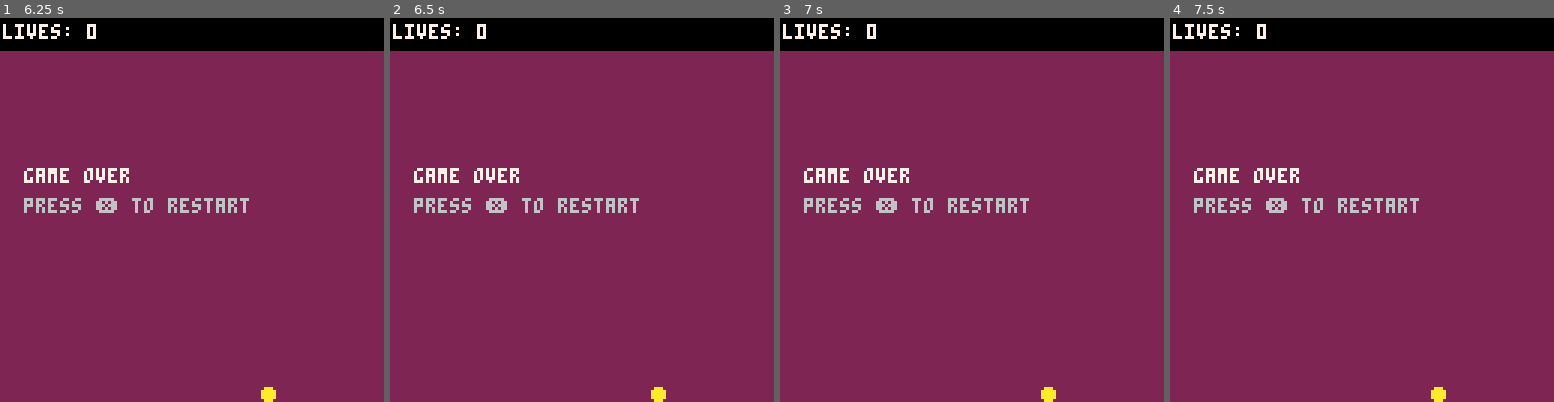
Above: before the commit, frames 1-4 (left to right).
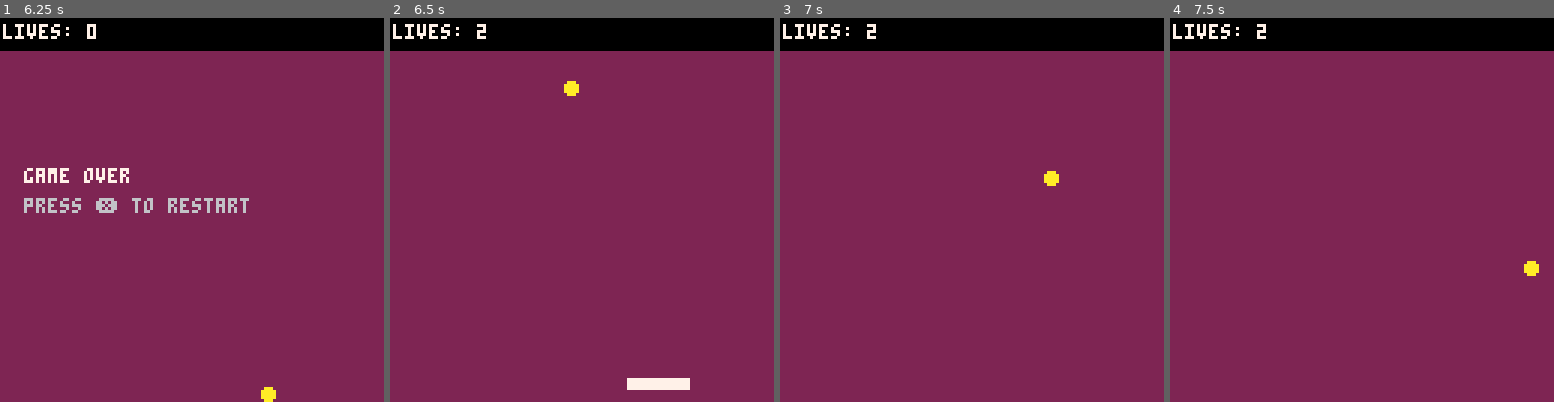
Above: after the commit, the same moments.

Repository: pencilcasestudios/picochet
Game: PICO-8 cartridge picochet.p8
Two runs of this game, one before a commit and one after it. Both use one fixed random seed, a clock stepped at 60 frames per second and the inputs below.
Inputs:
- Up to frame 1 (6.25 s): tap X (X key) at 0.33, 1.07, 1.85, 2.97, 4.08, 5.2 s; hold Right 1.6-2.1 s; hold Right 2.47-3.03 s; hold Left 3.08-3.58 s; hold Right 4.02-4.68 s; hold Left 5.08-5.68 s; hold Right from 6.08 s (still down)
- Up to frame 2 (6.5 s): keep holding Right; tap X (X key) at 6.32 s
- Up to frame 3 (7 s): release Right at 6.58 s; hold Right from 6.63 s (still down)
- Up to frame 4 (7.5 s): release Right at 7.13 s; tap X (X key) at 7.43 s

Frame 1 is identical in both runs. In frame 2, 2.3% of the frame differs, in the area x 6-79%, y 2-100%; in frame 3, 1.8%; in frame 4, 1.8%.

Commit message:
Respond to game over

Diff:
--- a/picochet.p8
+++ b/picochet.p8
@@ -390,6 +390,15 @@
 end
 
 function update_game_over()
+	if btn(❎) then
+		-- update the game mode
+		sfx(start_sound)
+		game_mode="play game"
+
+		-- play the game
+		play_game()
+	end
+
 end
 
 function update_pause_game()
